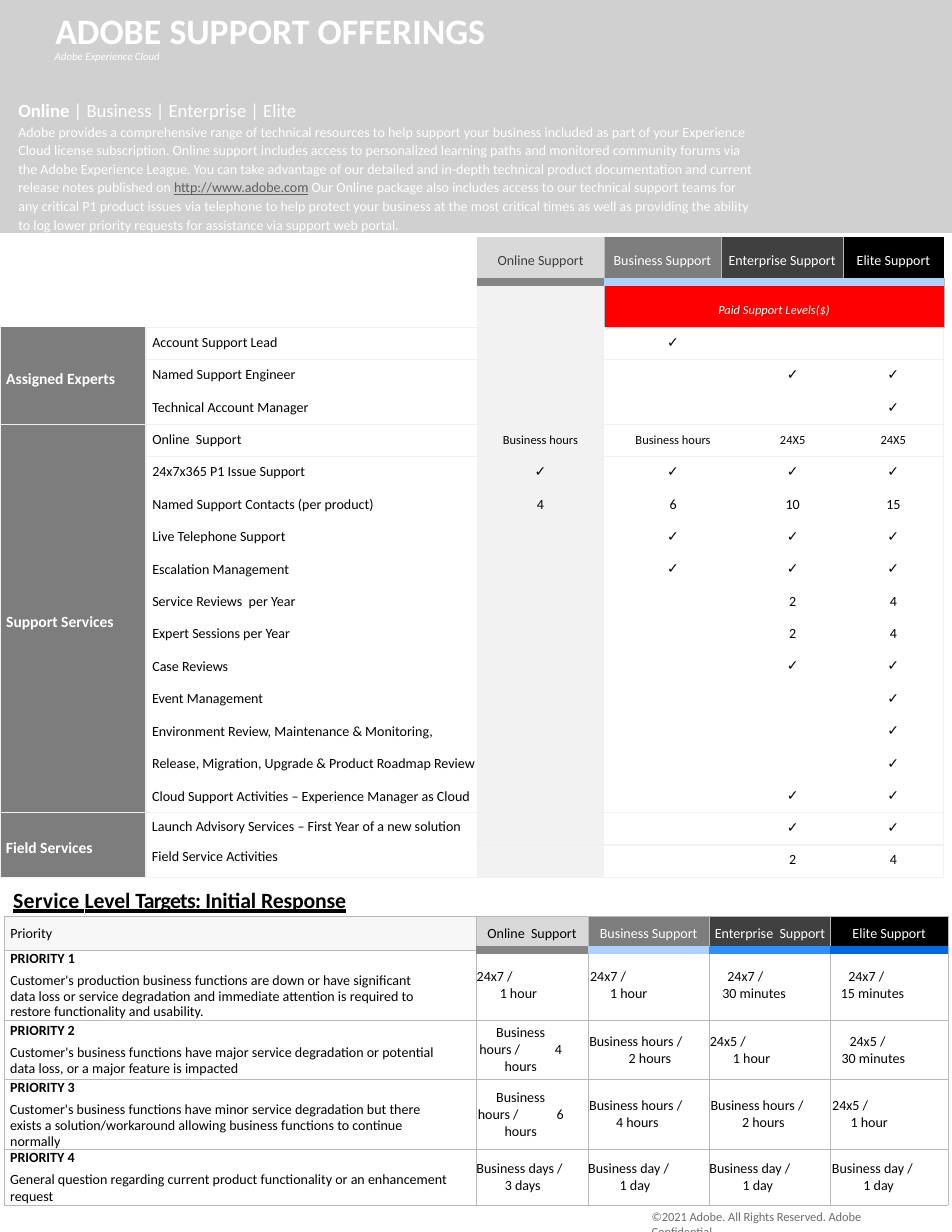
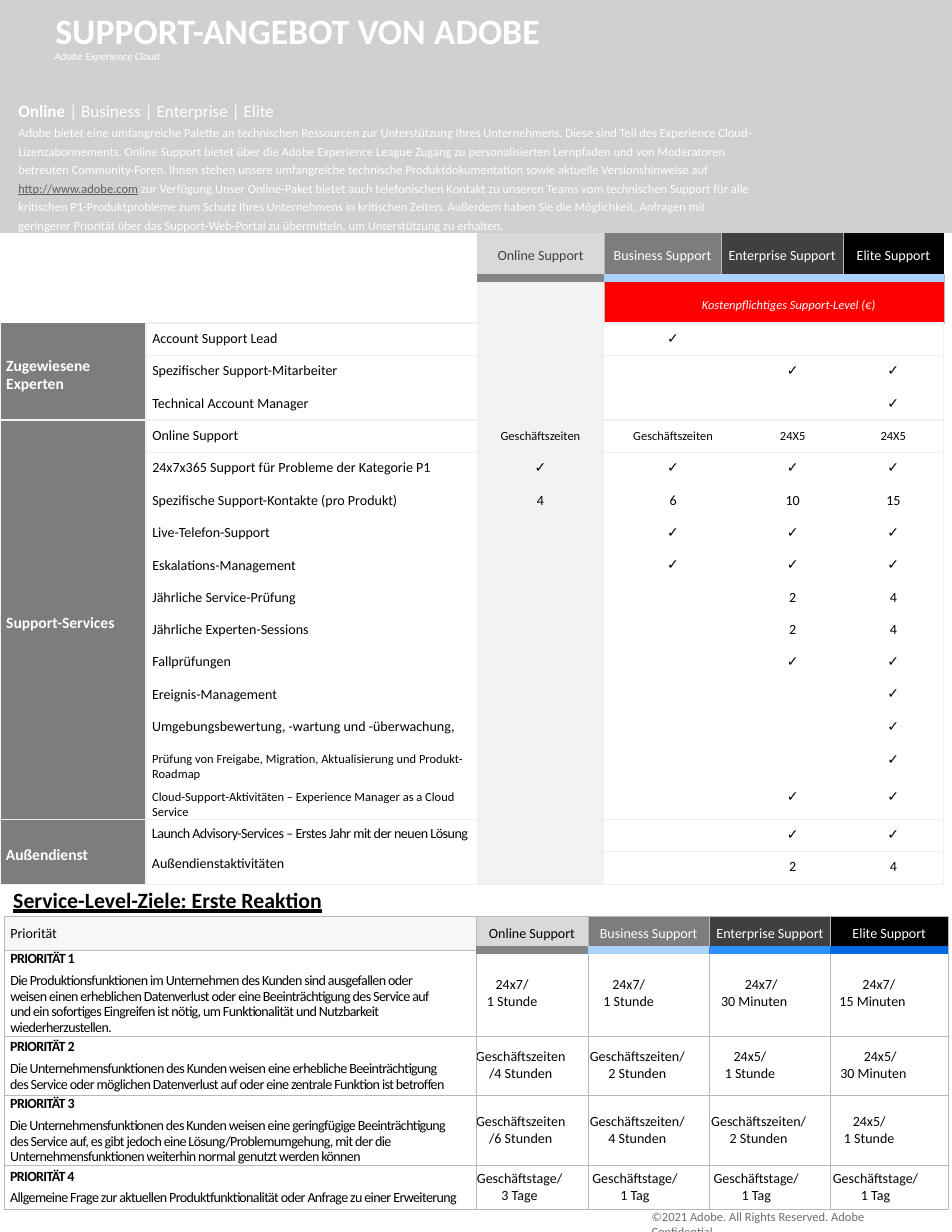
Before and after one commit to AdobeDocs/support-resources.de-DE, a slide deck: slide 1 of help/data-sheets/assets/OnlineSupportDatasheet.pptx. Drawn at 952x1232 pixels with LibreOffice and Linux fonts; fonts in the diff are those of the drawing; grey boxes stand for pictures; background and template pictures are left out. Boxes give left, top, right and bottom in pixels: in the first picture for what was removed or moved away, otherwise in the second. Text is boxed around its words. In the diff, an @@ line names an element or a change of style, - is before the commit and + after.

```diff
--- a/help/data-sheets/assets/OnlineSupportDatasheet.pptx
+++ b/help/data-sheets/assets/OnlineSupportDatasheet.pptx
@@ title at (55, 21, 540, 44): text changed @@
-ADOBE SUPPORT OFFERINGS
+SUPPORT-ANGEBOT VON ADOBE
@@ text at (18, 105, 751, 234): text changed; size 9 to 8 pt @@
-Online | Business | Enterprise | Elite
-Adobe provides a comprehensive range of technical resources to help support your business included as part of your Experience Cloud license subscription. Online support includes access to personalized learning paths and monitored community forums via the Adobe Experience League. You can take advantage of our detailed and in-depth technical product documentation and current release notes published on http://www.adobe.com Our Online package also includes access to our technical support teams for any critical P1 product issues via telephone to help protect your business at the most critical times as well as providing the ability to log lower priority requests for assistance via support web portal.
+Online | Business | Enterprise | Elite
+Adobe bietet eine umfangreiche Palette an technischen Ressourcen zur Unterstützung Ihres Unternehmens. Diese sind Teil des Experience Cloud-Lizenzabonnements. Online Support bietet über die Adobe Experience League Zugang zu personalisierten Lernpfaden und von Moderatoren betreuten Community-Foren. Ihnen stehen unsere umfangreiche technische Produktdokumentation sowie aktuelle Versionshinweise auf http://www.adobe.com zur Verfügung.Unser Online-Paket bietet auch telefonischen Kontakt zu unseren Teams vom technischen Support für alle kritischen P1-Produktprobleme zum Schutz Ihres Unternehmens in kritischen Zeiten. Außerdem haben Sie die Möglichkeit, Anfragen mit geringerer Priorität über das Support-Web-Portal zu übermitteln, um Unterstützung zu erhalten.
@@ table at (0, 233, 943, 884) @@
-row 2, column 4: Paid Support Levels($)
+row 2, column 4: Kostenpflichtiges Support-Level (€)
-row 3, column 1: Assigned Experts
+row 3, column 1: Zugewiesene Experten
-row 4, column 2: Named Support Engineer
+row 4, column 2: Spezifischer Support-Mitarbeiter
-row 6: Support Services | Online Support | Business hours | Business hours |  | 24X5 | 24X5
+row 6: Support-Services | Online Support | Geschäftszeiten | Geschäftszeiten |  | 24X5 | 24X5
-row 7, column 2: 24x7x365 P1 Issue Support
+row 7, column 2: 24x7x365 Support für Probleme der Kategorie P1
-row 8, column 2: Named Support Contacts (per product)
+row 8, column 2: Spezifische Support-Kontakte (pro Produkt)
-row 9, column 2: Live Telephone Support
+row 9, column 2: Live-Telefon-Support
-row 10, column 2: Escalation Management
+row 10, column 2: Eskalations-Management
-row 11, column 2: Service Reviews per Year
+row 11, column 2: Jährliche Service-Prüfung
-row 12, column 2: Expert Sessions per Year
+row 12, column 2: Jährliche Experten-Sessions
-row 13, column 2: Case Reviews
+row 13, column 2: Fallprüfungen
-row 14, column 2: Event Management
+row 14, column 2: Ereignis-Management
-row 15, column 2: Environment Review, Maintenance & Monitoring,
+row 15, column 2: Umgebungsbewertung, -wartung und -überwachung,
-row 16, column 2: Release, Migration, Upgrade & Product Roadmap Review
+row 16, column 2: Prüfung von Freigabe, Migration, Aktualisierung und Produkt-Roadmap
-row 17, column 2: Cloud Support Activities – Experience Manager as Cloud
+row 17, column 2: Cloud-Support-Aktivitäten – Experience Manager as a Cloud Service
-row 18, column 1: Field Services
+row 18, column 1: Außendienst
-row 18, column 2: Launch Advisory Services – First Year of a new solution / Field Service Activities
+row 18, column 2: Launch Advisory-Services – Erstes Jahr mit der neuen Lösung / Außendienstaktivitäten
@@ table: place and size @@
-table at (0, 237, 943, 878)
+table at (0, 233, 943, 884)
@@ text at (13, 892, 321, 913): text changed @@
-Service Level Targets: Initial Response
+Service-Level-Ziele: Erste Reaktion
@@ table at (4, 916, 948, 1209) @@
-row 1, column 1: Priority
+row 1, column 1: Priorität
-row 2: PRIORITY 1 / Customer's production business functions are down or have significant data loss or service degradation and immediate attention is required to restore functionality and usability. | 24x7 / 1 hour | 24x7 / 1 hour | 24x7 / 30 minutes | 24x7 / 15 minutes
+row 2: PRIORITÄT 1 / Die Produktionsfunktionen im Unternehmen des Kunden sind ausgefallen oder weisen einen erheblichen Datenverlust oder eine Beeinträchtigung des Service auf und ein sofortiges Eingreifen ist nötig, um Funktionalität und Nutzbarkeit wiederherzustellen. | 24x7/ 1 Stunde | 24x7/ 1 Stunde | 24x7/ 30 Minuten | 24x7/ 15 Minuten
-row 3: PRIORITY 2 / Customer's business functions have major service degradation or potential data loss, or a major feature is impacted | Business hours / 4 hours | Business hours / 2 hours | 24x5 / 1 hour | 24x5 / 30 minutes
+row 3: PRIORITÄT 2 / Die Unternehmensfunktionen des Kunden weisen eine erhebliche Beeinträchtigung des Service oder möglichen Datenverlust auf oder eine zentrale Funktion ist betroffen | Geschäftszeiten/4 Stunden | Geschäftszeiten/ 2 Stunden | 24x5/ 1 Stunde | 24x5/ 30 Minuten
-row 4: PRIORITY 3 / Customer's business functions have minor service degradation but there exists a solution/workaround allowing business functions to continue normally | Business hours / 6 hours | Business hours / 4 hours | Business hours / 2 hours | 24x5 / 1 hour
+row 4: PRIORITÄT 3 / Die Unternehmensfunktionen des Kunden weisen eine geringfügige Beeinträchtigung des Service auf, es gibt jedoch eine Lösung/Problemumgehung, mit der die Unternehmensfunktionen weiterhin normal genutzt werden können | Geschäftszeiten/6 Stunden | Geschäftszeiten/ 4 Stunden | Geschäftszeiten/ 2 Stunden | 24x5/ 1 Stunde
-row 5: PRIORITY 4 / General question regarding current product functionality or an enhancement request | Business days / 3 days | Business day / 1 day | Business day / 1 day | Business day / 1 day
+row 5: PRIORITÄT 4 / Allgemeine Frage zur aktuellen Produktfunktionalität oder Anfrage zu einer Erweiterung | Geschäftstage/ 3 Tage | Geschäftstage/ 1 Tag | Geschäftstage/ 1 Tag | Geschäftstage/ 1 Tag
@@ text "©2021 Adobe. All Rights Reserved. ..." at (652, 1212, 864, 1223): letter spacing -0.1 to 0 pt @@
```
Also in this commit, not shown: 2 other slides changed, 7 other files.
